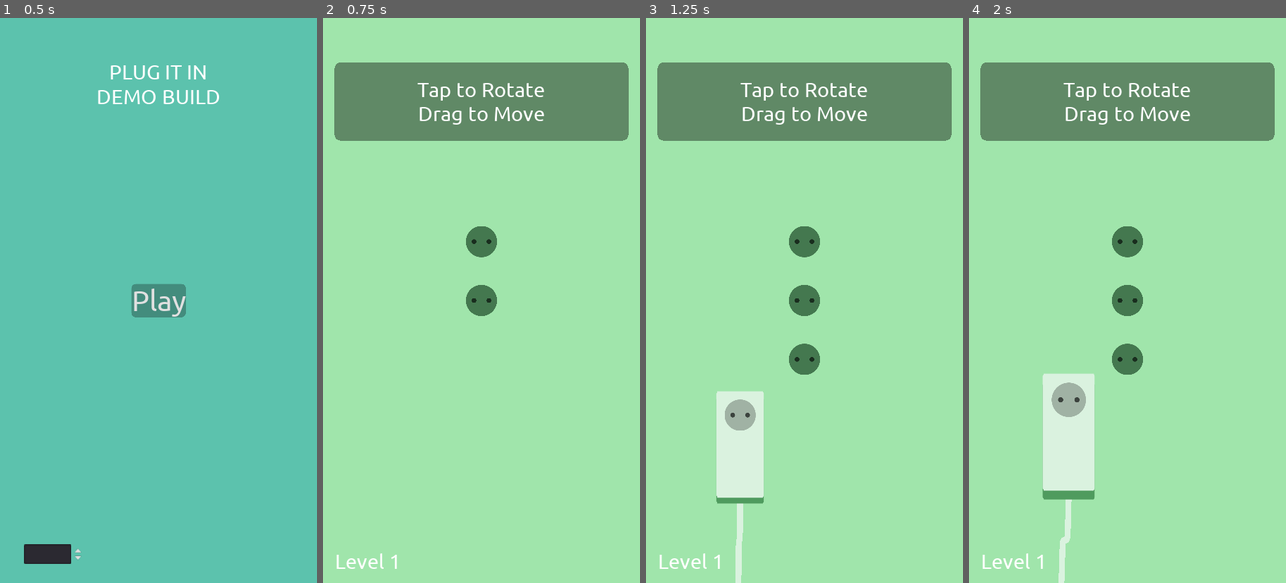
Above: before the commit, frames 1-4 (left to right).
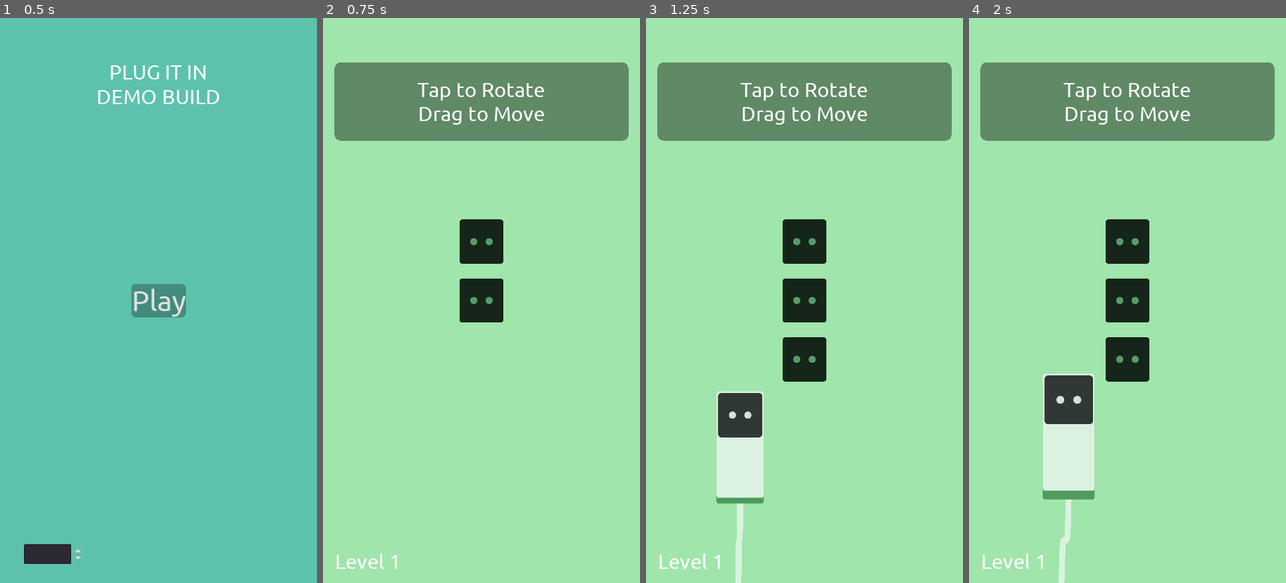
Above: after the commit, the same moments.

Repository: unSAME-Studio/ProjectOutlet
Game: Godot game, scene res://scenes/Menu.tscn
The game is run twice, just before and just after one commit, with the same random seed, the same clock (stepped at 60 frames per second) and the same inputs.
Inputs (mouse positions are in pixels of both pictures, inside the frame that each line leads up to):
- Up to frame 1 (0.5 s): no input
- Up to frame 2 (0.75 s): click "Play" at 0.5 s
- Up to frame 3 (1.25 s): no input
- Up to frame 4 (2 s): tap Enter at 1.25 s; drag from (1064, 441) to (1159, 176) at 1.27 s

Frame 1 is identical in both runs. In frame 2, 2.1% of the frame differs, in the area x 43-57%, y 35-54%; in frame 3, 4.3%; in frame 4, 4.5%, in the area x 23-57%, y 35-72%.

Commit message:
Somewhat New Art

Diff:
--- a/objects/Outlet.gd
+++ b/objects/Outlet.gd
@@ -23,11 +23,11 @@
 	outlet_type = type
 	match outlet_type:
 		TYPE.ONE:
-			$Head.set_texture(load("res://arts/Temp_OutletAlt.png"))
+			$Head.set_texture(load("res://arts/plug_one.png"))
 		TYPE.TWO:
 			pass
 		TYPE.ALL:
-			$Head.set_texture(load("res://arts/Temp_OutletAll.png"))
+			$Head.set_texture(load("res://arts/plug_multi.png"))
 
 	# rotate the outlet
 	direction = rot
--- a/objects/Outlet.tscn
+++ b/objects/Outlet.tscn
@@ -1,7 +1,7 @@
 [gd_scene load_steps=3 format=2]
 
 [ext_resource path="res://objects/Outlet.gd" type="Script" id=1]
-[ext_resource path="res://arts/Temp_Outlet.png" type="Texture" id=2]
+[ext_resource path="res://arts/plug_two.png" type="Texture" id=2]
 
 [node name="Outlet" type="Position2D" groups=["outlet"]]
 script = ExtResource( 1 )
@@ -13,5 +13,4 @@
 polygon = PoolVector2Array( -100, -100, 100, -100, 100, 100, -100, 100 )
 
 [node name="Head" type="Sprite" parent="."]
-scale = Vector2( 0.6, 0.6 )
 texture = ExtResource( 2 )
--- a/objects/Plug.gd
+++ b/objects/Plug.gd
@@ -42,11 +42,11 @@
 	# change head sprite
 	match outlet_type:
 		TYPE.ONE:
-			$Head.set_texture(load("res://arts/Temp_OutletAlt.png"))
+			$Head.set_texture(load("res://arts/plug_one.png"))
 		TYPE.TWO:
 			pass
 		TYPE.ALL:
-			$Head.set_texture(load("res://arts/Temp_OutletAll.png"))
+			$Head.set_texture(load("res://arts/plug_multi.png"))
 
 	# set up graphics
 	$Body.set_polygon(PoolVector2Array([
--- a/objects/Plug.tscn
+++ b/objects/Plug.tscn
@@ -6,7 +6,7 @@
 [ext_resource path="res://sounds/small_plug_in.mp3" type="AudioStream" id=4]
 [ext_resource path="res://sounds/small_plug_out.mp3" type="AudioStream" id=5]
 [ext_resource path="res://scripts/AudioRandomizer.gd" type="Script" id=6]
-[ext_resource path="res://arts/Temp_Outlet.png" type="Texture" id=7]
+[ext_resource path="res://arts/plug_two.png" type="Texture" id=7]
 [ext_resource path="res://arts/Texture.png" type="Texture" id=8]
 [ext_resource path="res://sounds/medium_plug_out.mp3" type="AudioStream" id=9]
 [ext_resource path="res://sounds/medium_plug_in.mp3" type="AudioStream" id=10]
@@ -71,10 +71,10 @@
 tracks/1/imported = false
 tracks/1/enabled = true
 tracks/1/keys = {
-"times": PoolRealArray( 0.02, 0.07, 0.2 ),
-"transitions": PoolRealArray( 2, 0.5, 1 ),
+"times": PoolRealArray( 0, 0.02, 0.07, 0.2 ),
+"transitions": PoolRealArray( 2, 2, 0.5, 1 ),
 "update": 0,
-"values": [ Vector2( 0.6, 0.6 ), Vector2( 0.8, 0.8 ), Vector2( 0.6, 0.6 ) ]
+"values": [ Vector2( 1, 1 ), Vector2( 1, 1 ), Vector2( 1.2, 1.2 ), Vector2( 1, 1 ) ]
 }
 
 [sub_resource type="Animation" id=2]
@@ -91,7 +91,7 @@
 "times": PoolRealArray( 0, 0.02, 0.15 ),
 "transitions": PoolRealArray( 0.5, 2, 1 ),
 "update": 0,
-"values": [ Vector2( 0.6, 0.6 ), Vector2( 0.8, 0.8 ), Vector2( 0.6, 0.6 ) ]
+"values": [ Vector2( 1, 1 ), Vector2( 1.2, 1.2 ), Vector2( 1, 1 ) ]
 }
 
 [node name="Plug" type="Area2D"]
@@ -118,7 +118,6 @@
 polygon = PoolVector2Array( -32, -32, -32, 96, 96, 96, 96, -32 )
 
 [node name="Head" type="Sprite" parent="."]
-scale = Vector2( 0.6, 0.6 )
 texture = ExtResource( 7 )
 
 [node name="End" type="Position2D" parent="."]
@@ -163,7 +162,6 @@
 [node name="Tween" type="Tween" parent="."]
 
 [node name="AnimationPlayer" type="AnimationPlayer" parent="."]
-autoplay = "complete"
 method_call_mode = 1
 anims/bad_rotate = SubResource( 4 )
 anims/body_hint = SubResource( 3 )
